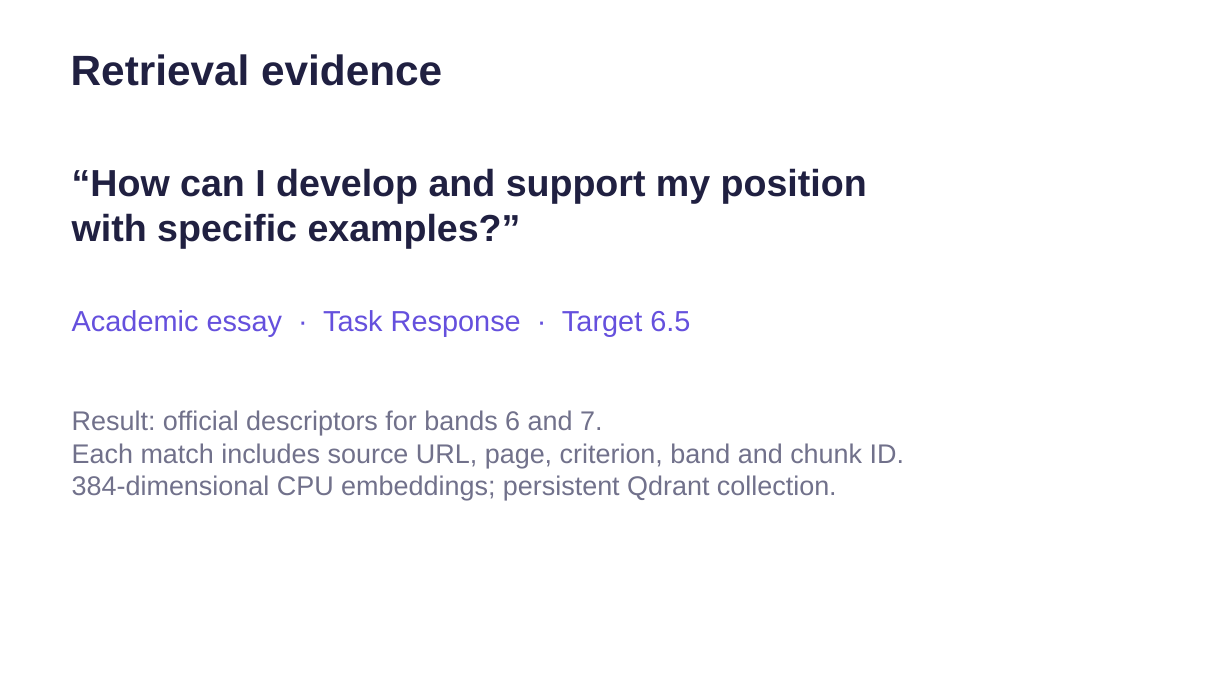
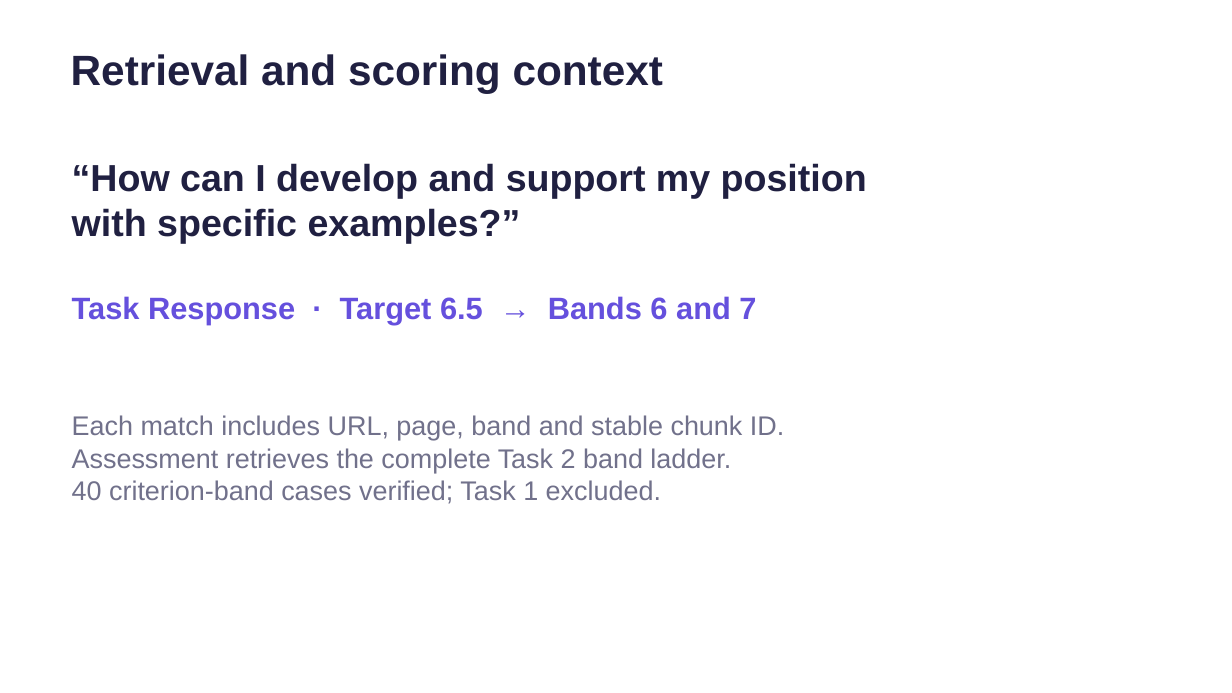
Before and after one commit to dwcqwcqw/stepwise, a slide deck: slide 4 of docs/slides/Stepwise_MS2_Presentation_Final.pptx. Drawn at 1232x693 pixels with LibreOffice and Linux fonts; fonts in the diff are those of the drawing. Boxes give left, top, right and bottom in pixels: in the first picture for what was removed or moved away, otherwise in the second. Text is boxed around its words. In the diff, an @@ line names an element or a change of style, - is before the commit and + after.

Commit message:
Record verified Gemini scoring, complete official RAG, live app evidence and MS2 report

```diff
--- a/docs/slides/Stepwise_MS2_Presentation_Final.pptx
+++ b/docs/slides/Stepwise_MS2_Presentation_Final.pptx
@@ text at (71,54,663,93): text changed @@
-Retrieval evidence
+Retrieval and scoring context
@@ text "“How can I develop and ...": place and size @@
-text "“How can I develop and ..." at (72,168,867,248)
+text "“How can I develop and ..." at (72,163,867,243)
@@ text at (72,296,756,324): text changed; size 22.5 to 24 pt; bold on @@
-Academic essay · Task Response · Target 6.5
+Task Response · Target 6.5 → Bands 6 and 7
@@ text at (72,415,784,504): text changed @@
-Result: official descriptors for bands 6 and 7.
-Each match includes source URL, page, criterion, band and chunk ID.
-384-dimensional CPU embeddings; persistent Qdrant collection.
+Each match includes URL, page, band and stable chunk ID.
+Assessment retrieves the complete Task 2 band ladder.
+40 criterion-band cases verified; Task 1 excluded.
```
Also in this commit, not shown: 3 other slides changed, 3 slides added, 3 slides removed, 38 other files.
